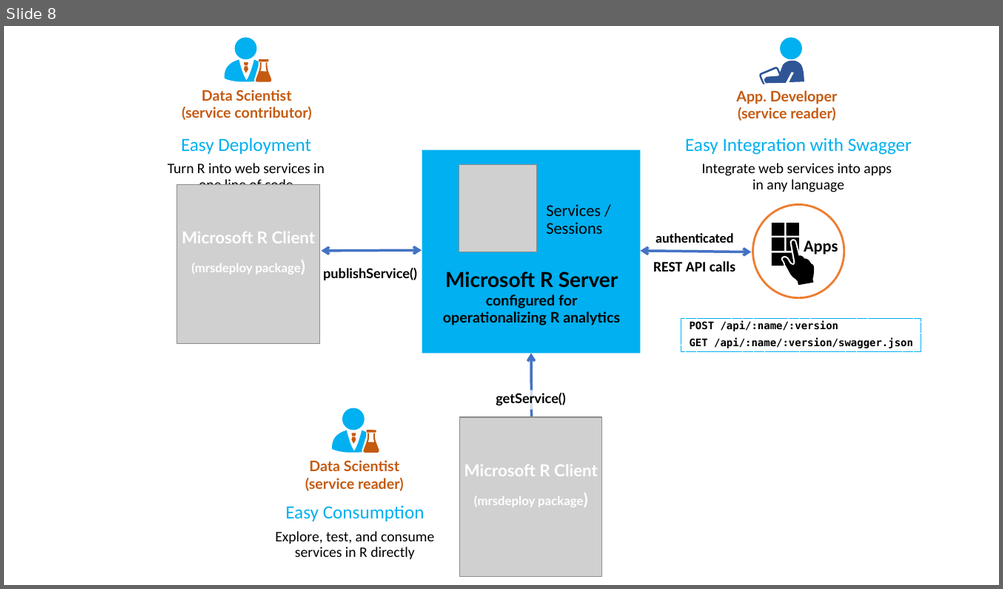
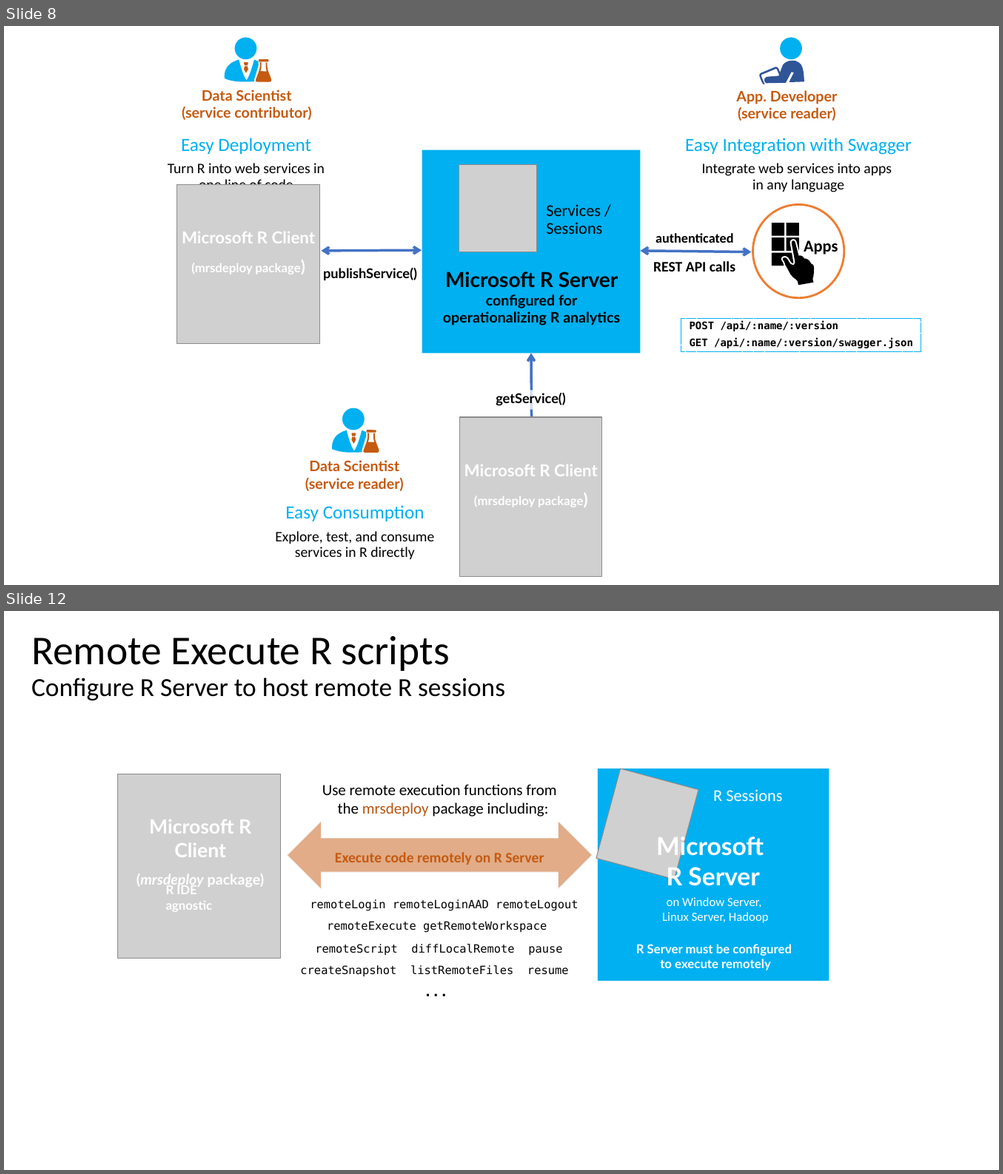
Before and after one commit to MicrosoftDocs/machine-learning-server-docs, a slide deck: microsoft-r/media/o16n/about-o16n.pptx. Shown one above the other, each under a label of ours: slide 8 before the commit, slides 8 and 12 after it; the slides between them are not shown. The pictures are 1003x589 and 1003x1174 pixels, drawn with LibreOffice and Linux fonts; fonts in the diff are those of the drawing; grey boxes stand for pictures. Boxes give left, top, right and bottom in pixels: in the first picture for what was removed or moved away, otherwise in the second. Text is boxed around its words. In the diff, an @@ line names an element or a change of style, - is before the commit and + after.

Commit message:
O16N: split out the config guides

```diff
--- a/microsoft-r/media/o16n/about-o16n.pptx
+++ b/microsoft-r/media/o16n/about-o16n.pptx
@@ slide 12 added at [4, 611, 999, 1170], background #FFFFFF @@
@@ title added at [31, 636, 505, 701], 25.2 pt, text #000000 @@
+Remote Execute R scripts
+Configure R Server to host remote R sessions
@@ text added at [322, 784, 556, 817], 15 pt, text #000000 @@
+Use remote execution functions from
+the mrsdeploy package including:
@@ group added at [118, 769, 828, 981]: 3 texts, 2 pictures, 1 rectangle, 1 left right arrow @@
+Microsoft R Client
+(mrsdeploy package)
+on Window Server,
+Linux Server, Hadoop
+R Server must be configured
+to execute remotely
+R Sessions
+Execute code remotely on R Server
@@ text added at [656, 834, 763, 890], 24 pt, text #FFFFFF, bold @@
+Microsoft
+R Server
@@ text added at [166, 884, 213, 912], 12 pt, text #FFFFFF, bold @@
+R IDE agnostic
@@ text added at [310, 900, 578, 911], 11 pt, text #000000 @@
+remoteLogin remoteLoginAAD remoteLogout
@@ text added at [327, 921, 546, 933], 11 pt, text #000000 @@
+remoteExecute getRemoteWorkspace
@@ text added at [300, 965, 569, 977], 11 pt, text #000000 @@
+createSnapshot listRemoteFiles resume
@@ text added at [315, 944, 562, 956], 11 pt, text #000000 @@
+remoteScript diffLocalRemote pause
@@ text added at [417, 980, 456, 1004], 13 pt, text #000000, bold @@
+...
```
Also in this commit, not shown: 21 other slides added, 8 other files.
